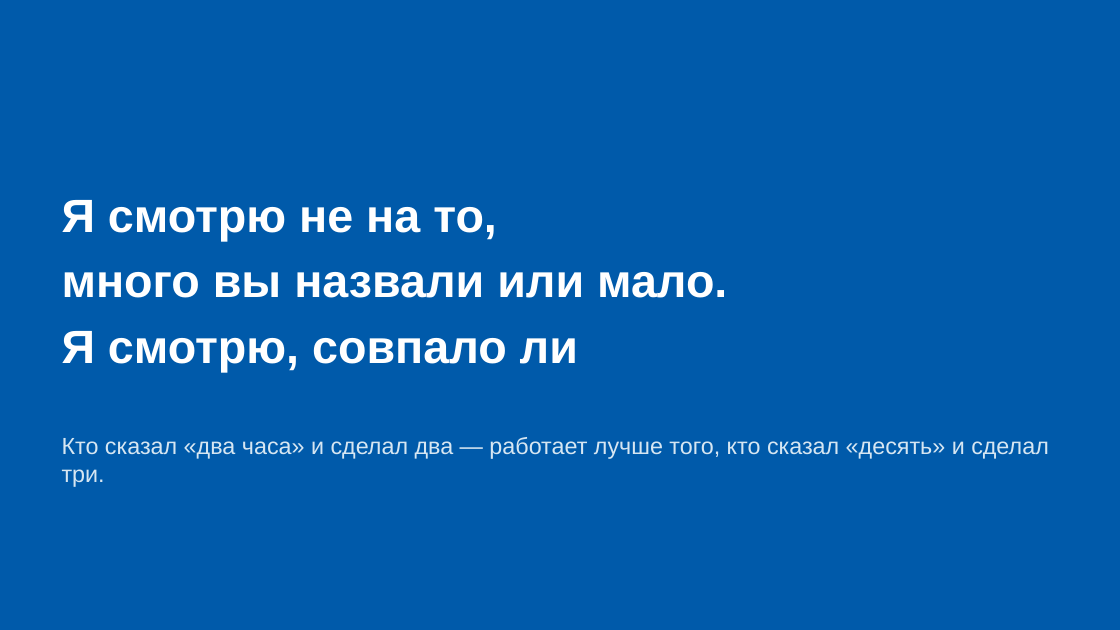
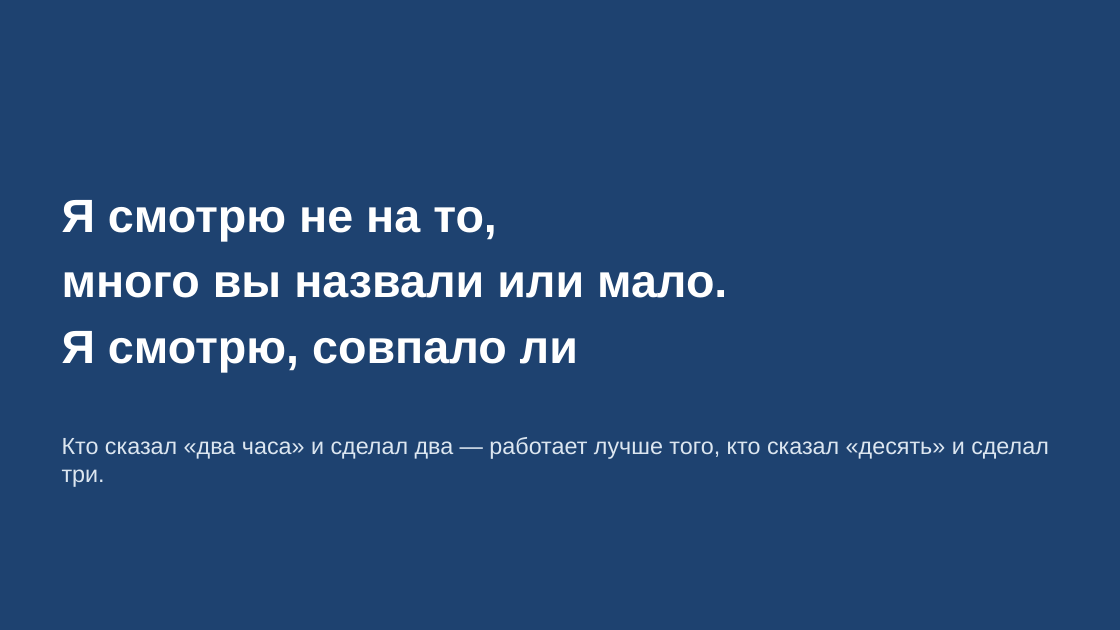
Before and after one commit to DimaMuhannad/OPD, a slide deck: slide 9 of zanyatiya/Zanyatie_02_Slaydy.pptx. Drawn at 1120x630 pixels with LibreOffice and Linux fonts; fonts in the diff are those of the drawing. Boxes give left, top, right and bottom in pixels: in the first picture for what was removed or moved away, otherwise in the second. Text is boxed around its words. In the diff, an @@ line names an element or a change of style, - is before the commit and + after.

```diff
--- a/zanyatiya/Zanyatie_02_Slaydy.pptx
+++ b/zanyatiya/Zanyatie_02_Slaydy.pptx
@@ background #005AAA to #1E4270 @@
@@ text "Кто сказал «два часа» и ..." at (62,437,1049,487): text colour #D6E6F2 to #DCE6F0 @@
```
Also in this commit, not shown: 9 other slides changed.
